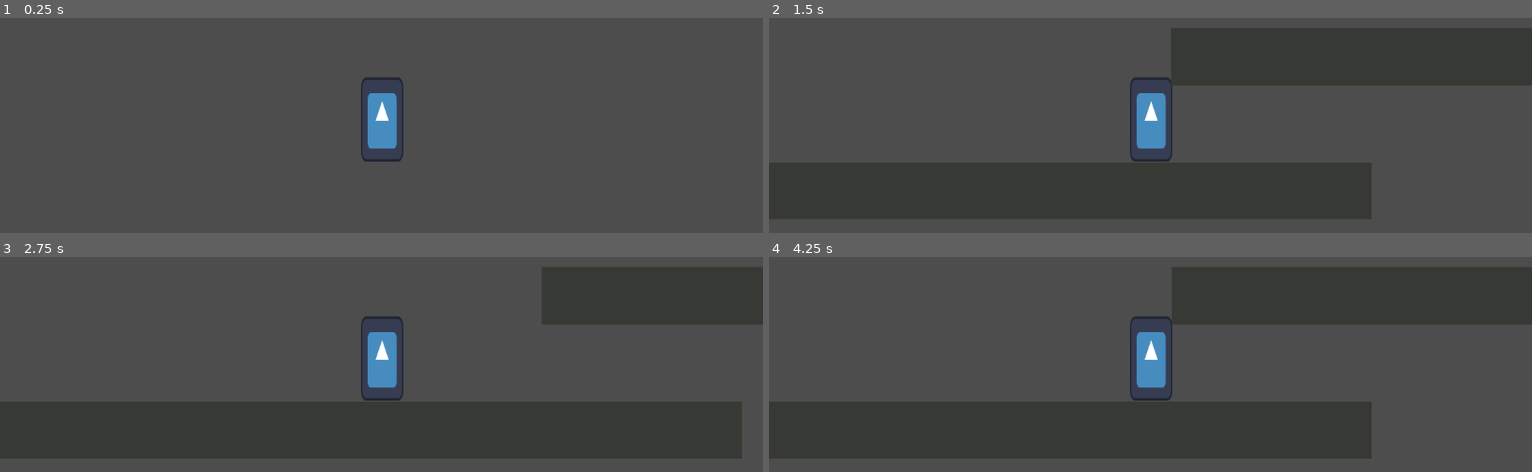
Above: before the commit, frames 1-4 (two rows, left to right).
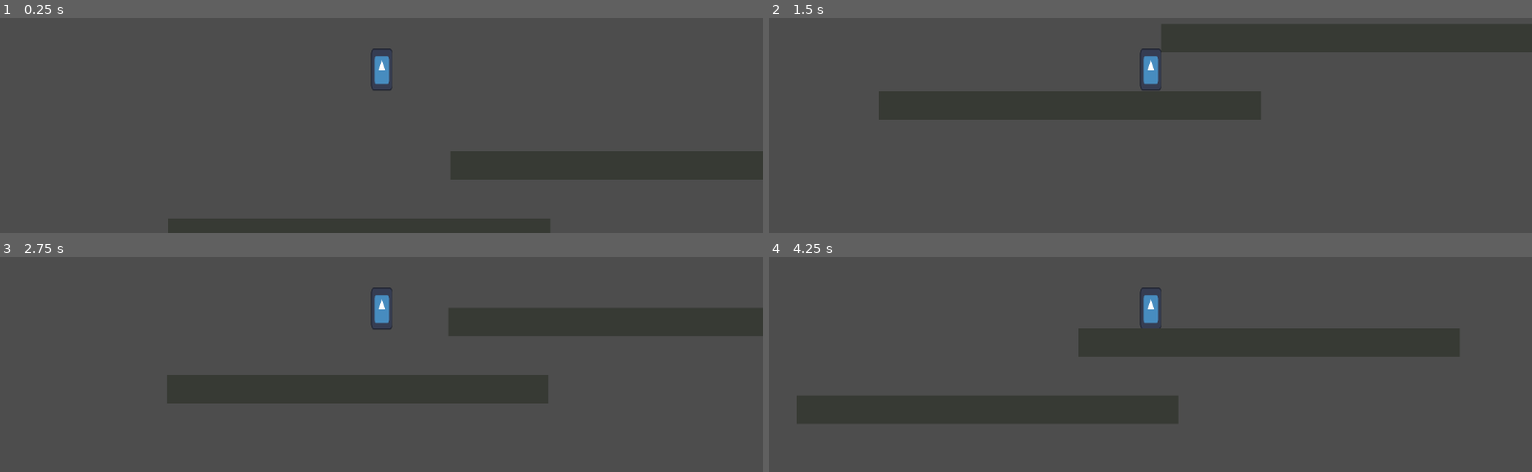
Above: after the commit, the same moments.

Repository: Odar-13/Puntformer
Game: Godot game, scene res://scenes/overworld.tscn
The game is run twice, just before and just after one commit, with the same random seed, the same clock (stepped at 60 frames per second) and the same inputs. The engine's default icon, where the game draws it, is replaced by a stand-in: a white triangle on a blue panel in a dark square.
Inputs:
- Up to frame 1 (0.25 s): no input
- Up to frame 2 (1.5 s): tap Enter (ui_accept) at 0.5, 0.77 s; hold D (move_right) from 0.53 s (still down)
- Up to frame 3 (2.75 s): tap Enter (ui_accept) at 1.52 s; release D (move_right) at 2.03 s; hold A (move_left) from 2.03 s (still down)
- Up to frame 4 (4.25 s): release A (move_left) at 2.78 s; hold D (move_right) from 2.78 s (still down); tap Enter (ui_accept) at 3.02, 3.77 s

The runs differ from the first frame. In frame 1, 10% of the frame differs, in the area x 22-100%, y 14-100%; in frame 2, 36%; in frame 3, 41%, in the area x 0-100%, y 4-94%; in frame 4, 37%.

Commit message:
Update player.tscn

Diff:
--- a/scenes/player.tscn
+++ b/scenes/player.tscn
@@ -8,6 +8,7 @@
 
 [node name="CharacterBody2D" type="CharacterBody2D"]
 script = ExtResource("1_n2u0x")
+jump = 700.0
 
 [node name="Sprite2D" type="Sprite2D" parent="."]
 position = Vector2(1, -65)
@@ -20,3 +21,4 @@
 
 [node name="Camera2D" type="Camera2D" parent="."]
 position = Vector2(0, -217)
+zoom = Vector2(0.5, 0.5)
